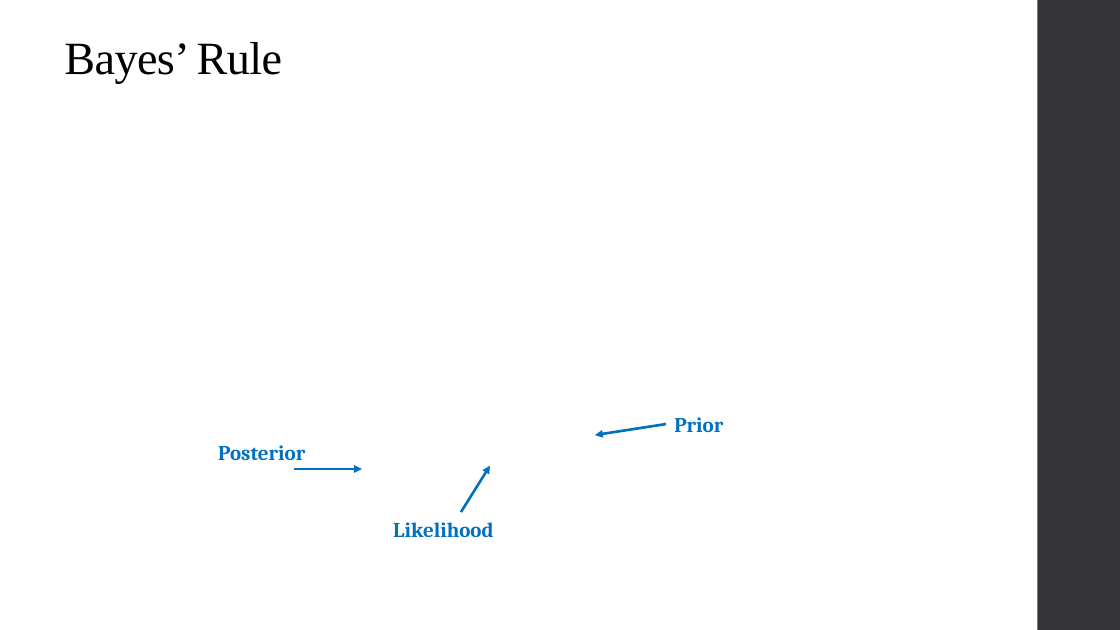
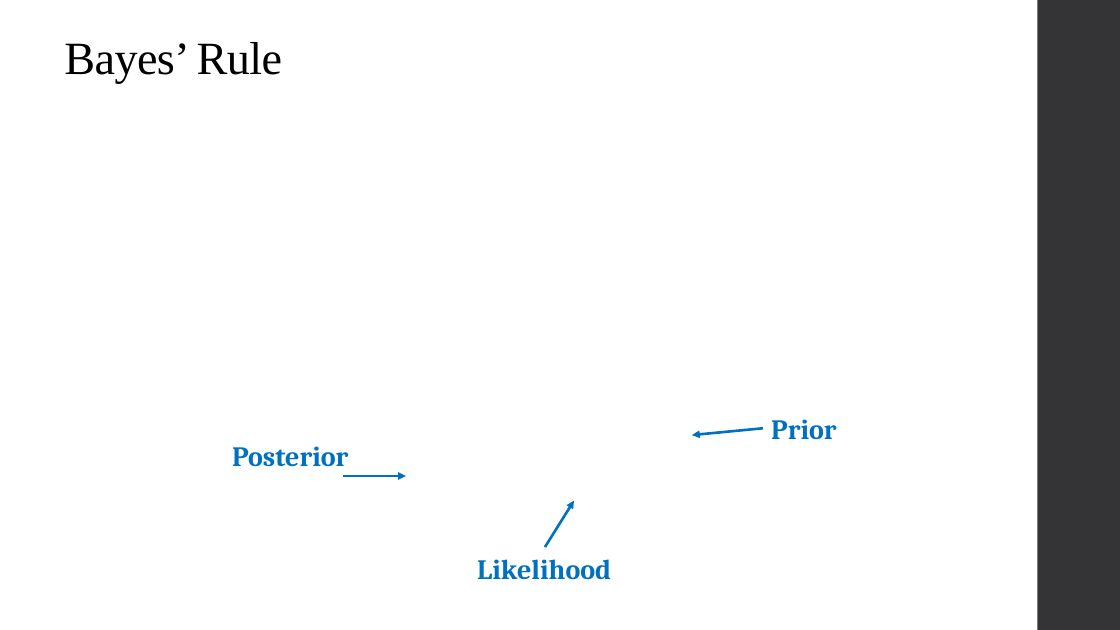
Before and after one commit to qiufei/fork-HAD5744, a slide deck: slide 15 of Lecture02_UnivariateOLS/Lecture2_OLS_2022F.pptx (slide 13 before the commit). Drawn at 1120x630 pixels with LibreOffice and Linux fonts; fonts in the diff are those of the drawing; grey boxes stand for pictures. Boxes give left, top, right and bottom in pixels: in the first picture for what was removed or moved away, otherwise in the second. Text is boxed around its words. In the diff, an @@ line names an element or a change of style, - is before the commit and + after.

Commit message:
Update Lecture 2

```diff
--- a/Lecture02_UnivariateOLS/Lecture2_OLS_2022F.pptx
+++ b/Lecture02_UnivariateOLS/Lecture2_OLS_2022F.pptx
@@ text "Prior": place and size @@
-text "Prior" at (674,417,723,432)
+text "Prior" at (771,419,836,440)
@@ text "Posterior": place and size @@
-text "Posterior" at (218,445,305,460)
+text "Posterior" at (232,446,348,467)
@@ arrow moved from (666, 424) - (595, 435) to (763, 429) - (692, 435) @@
@@ arrow moved from (294, 469) - (362, 469) to (343, 476) - (406, 476) @@
@@ arrow moved from (461, 513) - (490, 465) to (545, 547) - (574, 501) @@
@@ size 18 to 24 pt in 3 elements at (232,446,348,467), (771,419,836,440), (477,559,611,580) @@
@@ text "Likelihood": place and size @@
-text "Likelihood" at (393,522,493,537)
+text "Likelihood" at (477,559,611,580)
```
Also in this commit, not shown: 7 other slides changed, 8 slides added, 8 other files.
